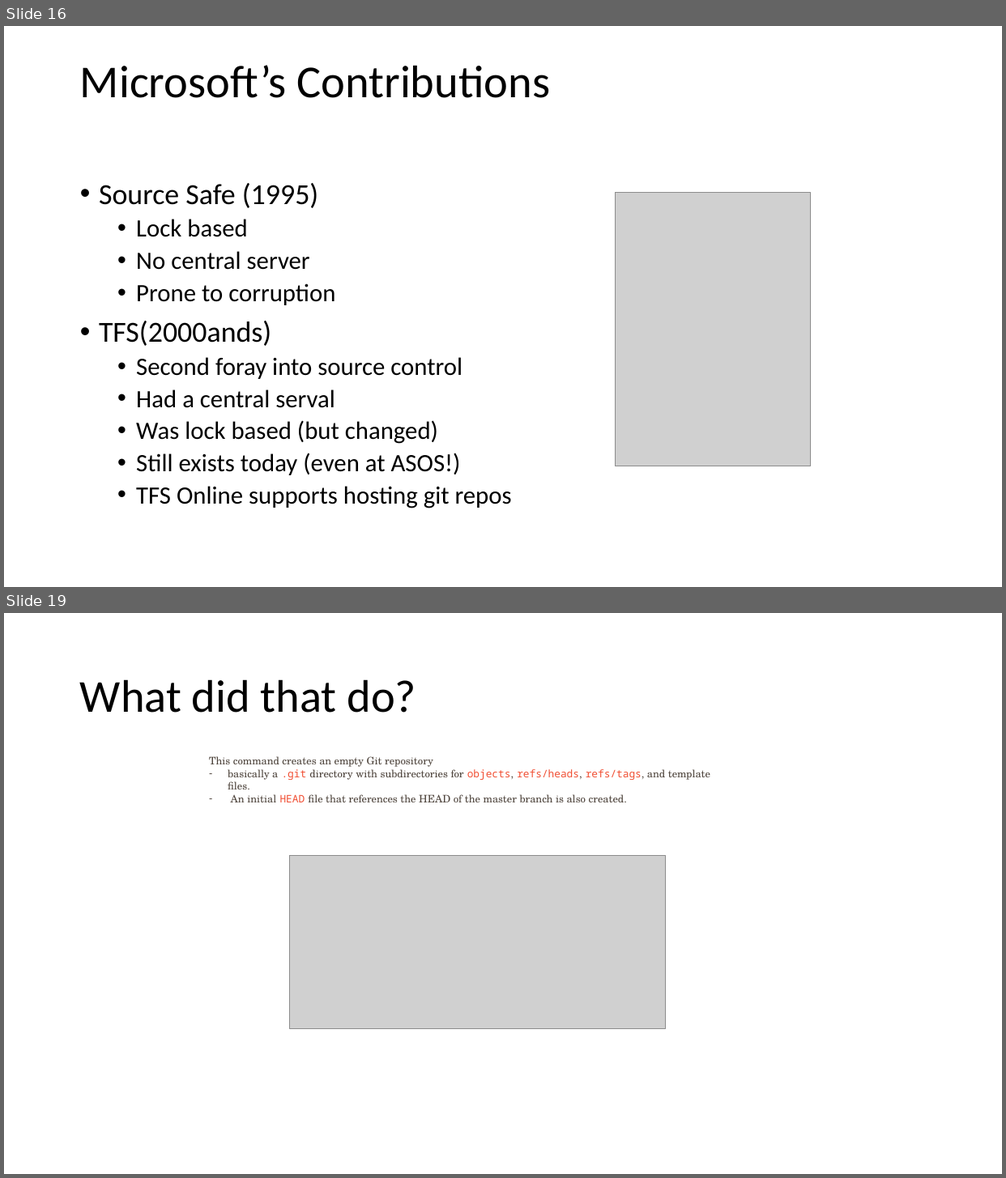
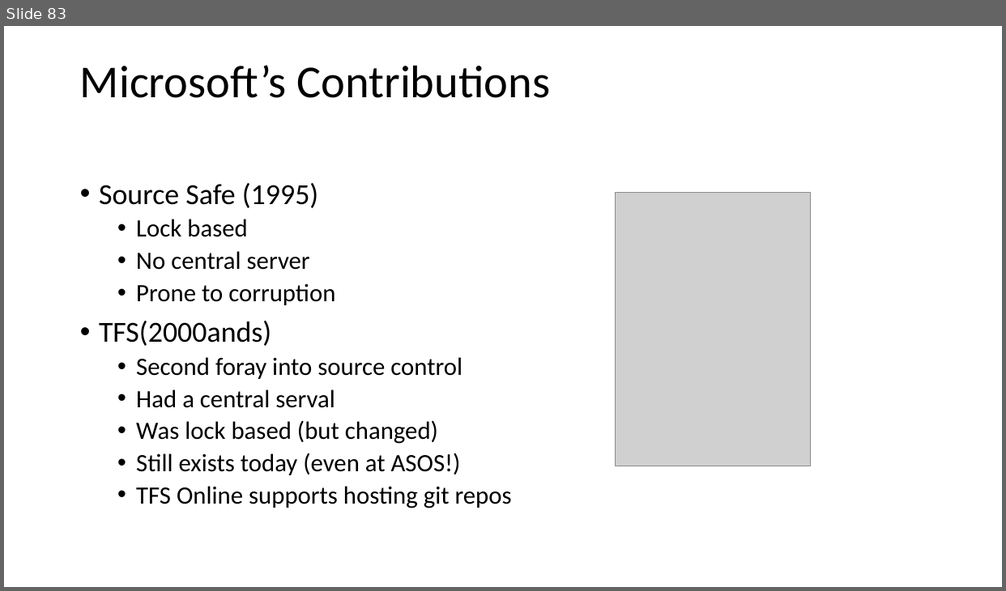
Before and after one commit to milodotnet/bootcamp, a slide deck: SourceControlPresentation.pptx. Shown one above the other, each under a label of ours: slides 16 and 19 before the commit, slide 83 after it; the slides between them are not shown. The pictures are 1006x1178 and 1006x591 pixels, drawn with LibreOffice and Linux fonts; fonts in the diff are those of the drawing; grey boxes stand for pictures. Boxes give left, top, right and bottom in pixels: in the first picture for what was removed or moved away, otherwise in the second. Text is boxed around its words. In the diff, an @@ line names an element or a change of style, - is before the commit and + after.

```diff
--- a/SourceControlPresentation.pptx
+++ b/SourceControlPresentation.pptx
@@ slide 19 removed at box(4, 613, 1002, 1174), background #FFFFFF @@
@@ title removed at box(80, 679, 417, 713) @@
-What did that do?
@@ text removed at box(209, 756, 710, 803) @@
-This command creates an empty Git repository
-– basically a .git directory with subdirectories for objects, refs/heads, refs/tags, and template files.
-– An initial HEAD file that references the HEAD of the master branch is also created.
@@ picture removed at box(289, 855, 666, 1029) @@
@@ what was slide 16 is now slide 83 @@
```
Also in this commit, not shown: 19 slides changed, 52 slides added, 8 other slides removed.
